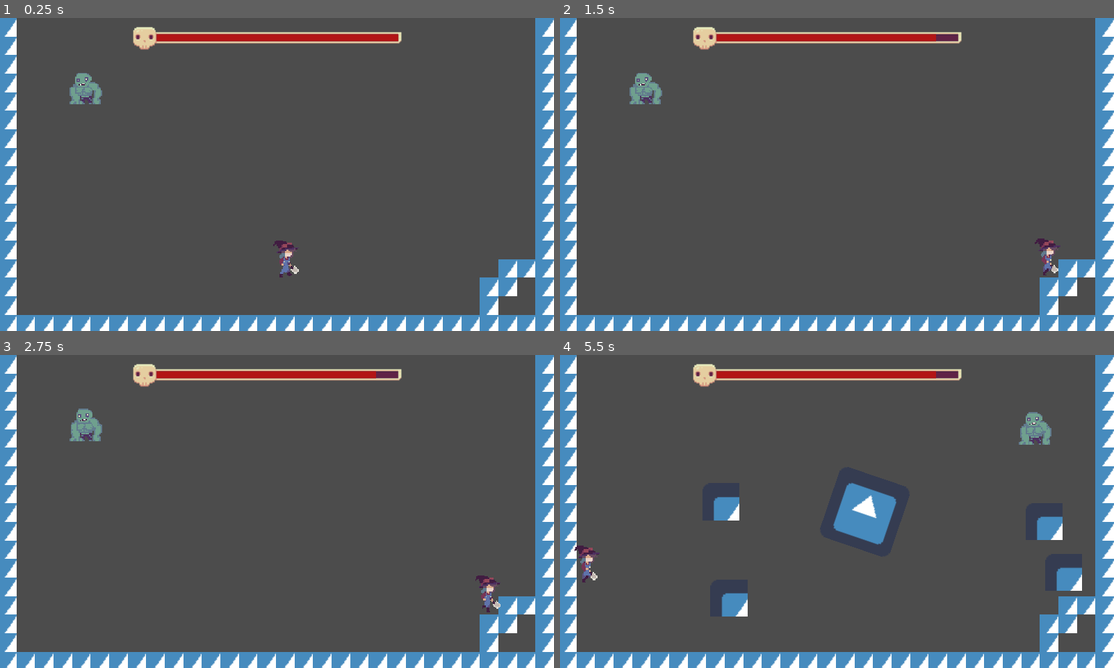
Above: before the commit, frames 1-4 (two rows, left to right).
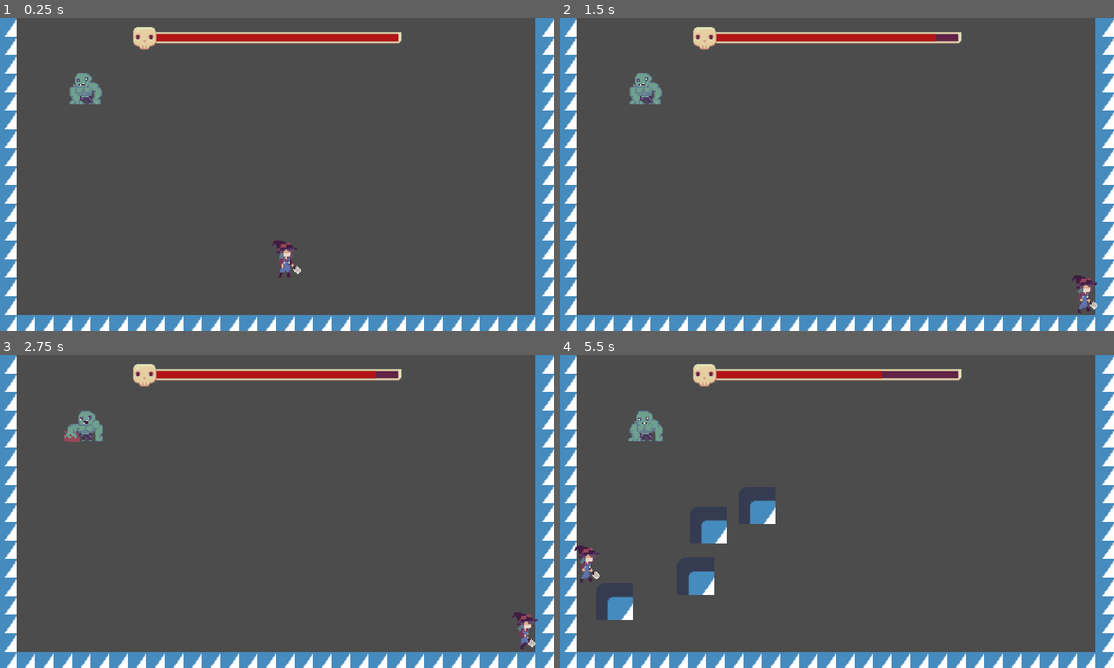
Above: after the commit, the same moments.

Repository: CrushLite/trijam2021
Game: Godot game, scene res://Scenes/World.tscn
Two runs of this game, one before a commit and one after it. Both use one fixed random seed, a clock stepped at 60 frames per second and the inputs below. The engine's default icon, where the game draws it, is replaced by a stand-in: a white triangle on a blue panel in a dark square.
Inputs (mouse positions are in pixels of both pictures, inside the frame that each line leads up to):
- Up to frame 1 (0.25 s): no input
- Up to frame 2 (1.5 s): tap Enter (ui_accept) at 0.5, 0.77 s; move the mouse to (958, 158) at 0.52 s; hold Right (ui_right) 0.53-1.28 s; click (958, 158) at 0.67 s; move the mouse to (726, 190) at 1.27 s; hold Down (ui_down) from 1.28 s (still down)
- Up to frame 3 (2.75 s): tap Enter (ui_accept) at 1.52 s; move the mouse to (332, 442) at 2.02 s; release Down (ui_down) at 2.03 s; hold Right (ui_right) from 2.03 s (still down)
- Up to frame 4 (5.5 s): move the mouse to (809, 574) at 2.77 s; release Right (ui_right) at 2.78 s; hold Up (ui_up) 2.78-3.53 s; click (809, 574) at 2.92 s; tap Enter (ui_accept) at 3.02, 3.77, 4.52 s; move the mouse to (1003, 558) at 3.52 s; hold Left (ui_left) 3.53-5.03 s; move the mouse to (670, 464) at 4.27 s; move the mouse to (864, 511) at 5.02 s; hold Down (ui_down) from 5.03 s (still down); click (864, 511) at 5.17 s

The runs differ from the first frame. In frame 1, 1.1% of the frame differs, in the area x 49-97%, y 71-95%; in frame 2, 1.5%; in frame 3, 1.8%; in frame 4, 6.5%, in the area x 3-97%, y 5-95%.

Commit message:
added slamwave

Diff:
--- /dev/null
+++ b/TriJam2021/Art/SpriteFrames/SlamWave_sprite_frames.tres
@@ -0,0 +1,11 @@
+[gd_resource type="SpriteFrames" load_steps=2 format=2]
+
+[ext_resource path="res://Art/icon.png" type="Texture" id=1]
+
+[resource]
+animations = [ {
+"frames": [ ExtResource( 1 ) ],
+"loop": true,
+"name": "default",
+"speed": 5.0
+} ]
--- /dev/null
+++ b/TriJam2021/Scenes/SlamWave.tscn
@@ -0,0 +1,13 @@
+[gd_scene load_steps=3 format=2]
+
+[ext_resource path="res://Art/SpriteFrames/SlamWave_sprite_frames.tres" type="SpriteFrames" id=1]
+[ext_resource path="res://Scenes/bullet.tscn" type="PackedScene" id=2]
+
+[node name="SlamWave" instance=ExtResource( 2 )]
+
+[node name="Area2D" parent="." index="0"]
+collision_layer = 16
+collision_mask = 3
+
+[node name="AnimatedSprite" parent="." index="1"]
+frames = ExtResource( 1 )
--- a/TriJam2021/Scenes/World.tscn
+++ b/TriJam2021/Scenes/World.tscn
@@ -8,7 +8,7 @@
 [ext_resource path="res://Art/Sprites/HP_bar-Sheet.png" type="Texture" id=6]
 
 [sub_resource type="RectangleShape2D" id=3]
-extents = Vector2( 220.175, 70.6953 )
+extents = Vector2( 205.722, 70.6953 )
 
 [node name="World" type="Node2D"]
 
@@ -16,10 +16,10 @@
 tile_set = ExtResource( 3 )
 cell_size = Vector2( 16, 16 )
 format = 1
-tile_data = PoolIntArray( -65536, 1, 0, -65535, 1, 0, -65534 …(346 unchanged characters)… 5509, 1, 0, -65508, 1, 0, -65507, 1, 0, -65506, 1, 0, 0, 1, 0, 29, 1, 0, 30, 1, 0, 65536, 1, 0, 65565, 1, 0, 131072, 1, 0, 131101, 1, 0, 196608, 1, 0, 196637, 1, 0, 262144, 1, 0, 262173, 1, 0, 327680, 1, 0, 327709, 1, 0, 393216, 1, 0, 393245, 1, 0, 458752, 1, 0, 458781, 1, 0, 524288, 1, 0, 524317, 1, 0, 589824, 1, 0, 589853, 1, 0, 655360, 1, 0, 655389, 1, 0, 720896, 1, 0, 720925, 1, 0, 786432, 1, 0, 786461, 1, 0, 851968, 1, 0, 851995, 1, 0, 851996, 1, 0, 851997, 1, 0, 917504, 1, 0, 917530, 1, 0, 917531, 1, 0, 917533, 1, 0, 983040, 1, 0, 983066, 1, 0, 983069, 1, 0, 1048576, 1, 0, 104 …(432 unchanged characters)…
+tile_data = PoolIntArray( -65536, 1, 0, -65535, 1, 0, -65534 …(346 unchanged characters)… 5509, 1, 0, -65508, 1, 0, -65507, 1, 0, 0, 1, 0, 29, 1, 0, 65536, 1, 0, 65565, 1, 0, 131072, 1, 0, 131101, 1, 0, 196608, 1, 0, 196637, 1, 0, 262144, 1, 0, 262173, 1, 0, 327680, 1, 0, 327709, 1, 0, 393216, 1, 0, 393245, 1, 0, 458752, 1, 0, 458781, 1, 0, 524288, 1, 0, 524317, 1, 0, 589824, 1, 0, 589853, 1, 0, 655360, 1, 0, 655389, 1, 0, 720896, 1, 0, 720925, 1, 0, 786432, 1, 0, 786461, 1, 0, 851968, 1, 0, 851997, 1, 0, 917504, 1, 0, 917533, 1, 0, 983040, 1, 0, 983069, 1, 0, 1048576, 1, 0, 104 …(432 unchanged characters)…
 
 [node name="RockSpawnArea" type="Area2D" parent="."]
-position = Vector2( 249.746, 162.293 )
+position = Vector2( 238.622, 165.471 )
 collision_layer = 0
 collision_mask = 0
 
--- a/TriJam2021/Scenes/Zombie.tscn
+++ b/TriJam2021/Scenes/Zombie.tscn
@@ -21,7 +21,8 @@
 [node name="Bullets" type="Node" parent="."]
 
 [node name="MoveTimer" type="Timer" parent="."]
-wait_time = 2.843
+wait_time = 1.611
+one_shot = true
 autostart = true
 
 [connection signal="animation_finished" from="AnimatedSprite" to="." method="_on_AnimatedSprite_animation_finished"]
--- a/TriJam2021/Scripts/Player.gd
+++ b/TriJam2021/Scripts/Player.gd
@@ -13,6 +13,14 @@
 
 func _physics_process(delta):
 	var axis = _get_input_axis()
+
+
+	if axis.length() > 0:
+		$AnimatedSprite.flip_h = axis.x < 0
+		$AnimatedSprite.play("Walk")
+	else:
+		$AnimatedSprite.play("Idle")
+
 	move_and_slide(speed * axis)
 
 
--- a/TriJam2021/Scripts/Zombie.gd
+++ b/TriJam2021/Scripts/Zombie.gd
@@ -9,6 +9,7 @@
 export(PackedScene) var rock
 export(int, 1, 5, 1) var rocks_to_spawn = 1
 
+onready var rock_wave = preload("res://Scenes/SlamWave.tscn")
 
 onready var player = get_node(player_path) as KinematicBody2D
 onready var move_targets = get_node(move_targets_path) as Node
@@ -36,38 +37,26 @@
 	pass
 
 
-#
-#
-#func _process(delta):
-#	match state:
-#		States.IDLE:
-#			idle()
-#		States.SLASH:
-#			slash()
-#		States.DASH:
-#			dash()
-#
-#
-#func idle():
-#	$AnimatedSprite.play("idle")
-#	pass
-#
-#
-#func dash():
-#	pass
-#
-#
-#func slash():
-#	pass
 
-
+func spawn_rock_wave():
+	var rrock_wave = rock_wave.instance()
+	rrock_wave.global_position = global_position
+	# rotate to downwards
+	rrock_wave.speed = 200
+	rrock_wave.rotation = PI/2
+	$Bullets.add_child(rrock_wave)
 
 
 func _on_MoveTimer_timeout():
-	move_to_position_closest_to_player()
 #	clear_rocks()
-	$AnimatedSprite.play("Rock Throw")
-	rock_throw()
+	randomize()
+	if randi() % 2 == 0:
+		$AnimatedSprite.play("Rock Throw")
+#		rock_throw()
+	else:
+		move_to_position_closest_to_player()
+		spawn_rock_wave()
+		$MoveTimer.start()
 #	move_to_random_position()
 
 
@@ -176,5 +165,8 @@
 
 
 func _on_AnimatedSprite_animation_finished():
-	$AnimatedSprite.play("idle")
+	if $AnimatedSprite.animation == "Rock Throw":
+		rock_throw()
+		$AnimatedSprite.play("idle")
+		$MoveTimer.start()
 	pass # Replace with function body.
